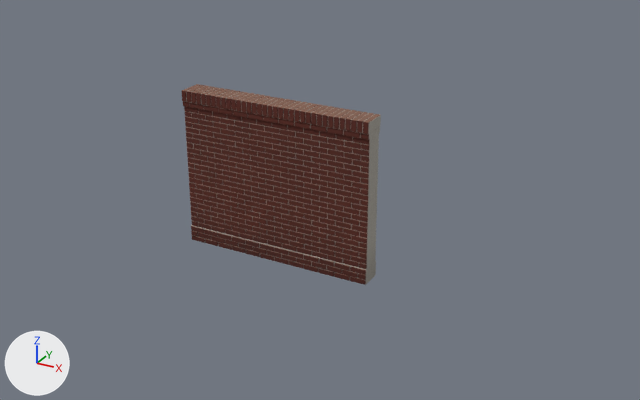
An edit to the Blender file assets/source/blender/architecture/red_brick_wall_3m.blend, drawn before and after from the same camera.
One viewpoint serves both versions: a camera (50 mm lens) standing at (6.21, -10.05, 6.09) and looking at (0.57, 0.2, 0.97). Lighting does not change. The marker at lower left points along +X, +Y and +Z. The older version comes first.

Names of what the first picture shows: 'RedBrickWall'.
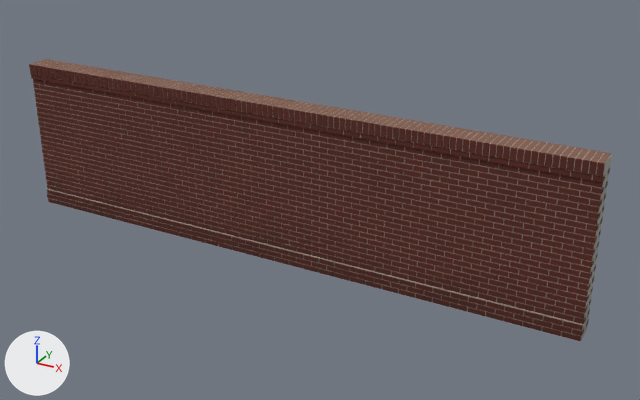
The edits, one by one:
Object 'RedBrickWall_TileEast' (ob_redbrickwall_tileeast) is new; it shows me_redbrickwallmesh.
Its location is (3.0, 0.0, 0.0).
It gains a BEVEL modifier named 'BrickBevel'.
Modifier setting: width = 0.004.
Modifier setting: width_pct = 0.004.
Modifier setting: segments = 2.
Modifier setting: limit_method = 'WEIGHT'.
Modifier setting: harden_normals = True.
Object 'RedBrickWall_TileWest' (ob_redbrickwall_tilewest) is new; it shows me_redbrickwallmesh.
Its location is (-3.0, 0.0, 0.0).
It gains a BEVEL modifier named 'BrickBevel'.
Modifier setting: width = 0.004.
Modifier setting: width_pct = 0.004.
Modifier setting: segments = 2.
Modifier setting: limit_method = 'WEIGHT'.
Modifier setting: harden_normals = True.

Boxes (x1, y1, x2, y2) around the edits, measured in the pictures (640 x 400 px):
'RedBrickWall_TileEast', added (brown): after (366, 115, 612, 341)
'RedBrickWall_TileWest', added (brown): after (29, 59, 196, 239)
